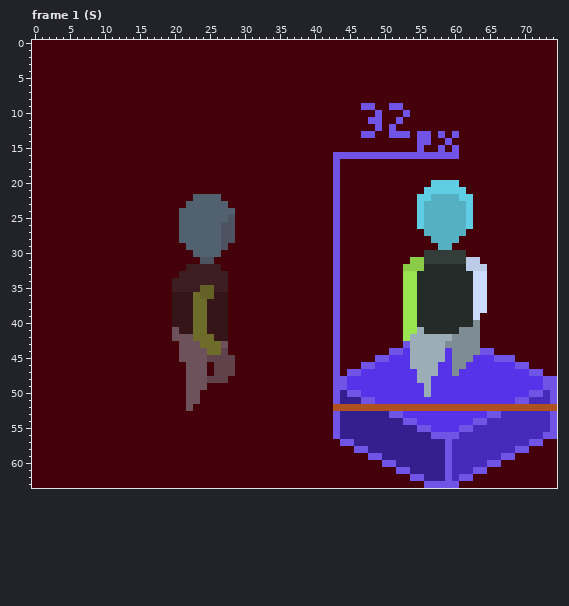
Pixel-art file: Dibujo/Aseprite/Practicando/Personaje_Caminando.aseprite. Above is the file before it was changed.
75x64 pixels, 48 frames. Colours within 5 levels of each other are drawn and written as one. Shown: frame 1 (S). The commit also changed other frames, which this record leaves out.
Now the later version:
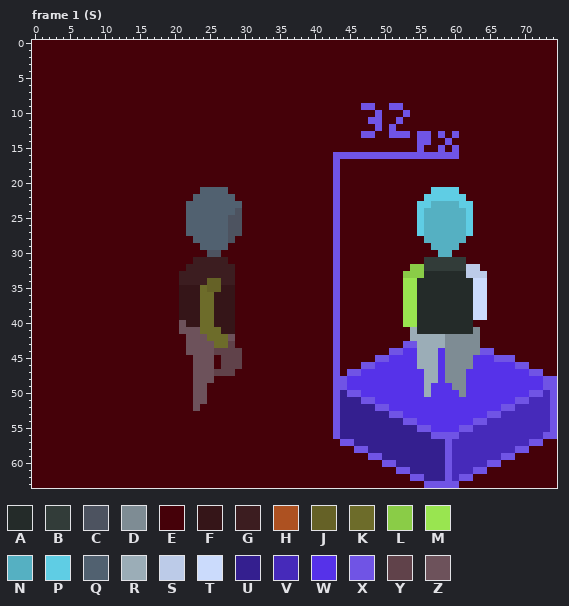
Palette (. is transparent): A #242b29  B #323c39  C #4d5360  D #7e8c94  E #450109  F #351518  G #3c1d20  H #ad5121  J #656126  K #6d6c2a  L #8acc47  M #99e550  N #55b0c2  P #5fcde4  Q #516170  R #9badb7  S #bccbe8  T #cbdbfc  U #341f8f  V #462aba  W #5632e9  X #7054e5  Y #60424a  Z #6d525b
What changed:
layer "Suelo" now hidden
Changed rows in their new state; - is an unchanged pixel.
Frame 1 (S):
first column x 20:
20 -------------------------------------EEEE--------------
21 ----QQQQ----------------------------E----E-------------
22 -------QQ--------------------------E-PPPP-E------------
23 --------QQ--------------------------P----P-------------
24 -E-------C---------------------------------------------
25 -E-------C---------------------------------------------
26 -E-----Q-C---------------------------------------------
27 -E-----Q-C-------------------------P------P------------
28 -EE----Q----------------------------N----N-------------
29 --EE---Q-----------------------------N--N--------------
30 ---EECC-----------------------------EENNEE-------------
31 ---GGGGG--------------------------EE------EE-----------
32 -------GG------------------------E--BBBBBB--E----------
33 --------G------------------------LLL------SSS----------
34 E----JJ-G----------------------------------------------
35 EFFFK-JFF----------------------------------------------
36 E--FKK--F----------------------------------------------
37 E--F-K--F----------------------------------------------
38 E--F-K--F----------------------------------------------
39 E--F-K--F-----------------------------------T----------
40 EZ-F-K--F----------------------------------E-----------
41 EZZZ-KK-F------------------------ERA-----AA------------
42 EE-ZZ-KKZ------------------------E-----D---------------
43 -E--ZZ-KY-------------------------X--------------------
44 -E---ZY-YY------------------------W---WD---------------
45 -EE--ZE--Y------------------------W---WD---------------
46 --E--ZE--Y------------------------W----D--D------------
47 --E--Z-----------------------------W---D-D-------------
48 --E--ZEE---------------------------W-R-DDD-------------
49 --E-------------------------------------DD-------------
50 --E-Z------------------------------------D-------------
51 --E-Z--------------------------------------------------
52 --EZ-------------------XUUUUUXXWWWWWWWWWWWWWWWWXXVVVVVX
Changed places in both pictures, as pixel boxes (x1, y1, x2, y2):
changed: (417, 180, 473, 208)
changed: (172, 187, 242, 411)
changed: (403, 229, 487, 278)
changed: (333, 313, 557, 411)
